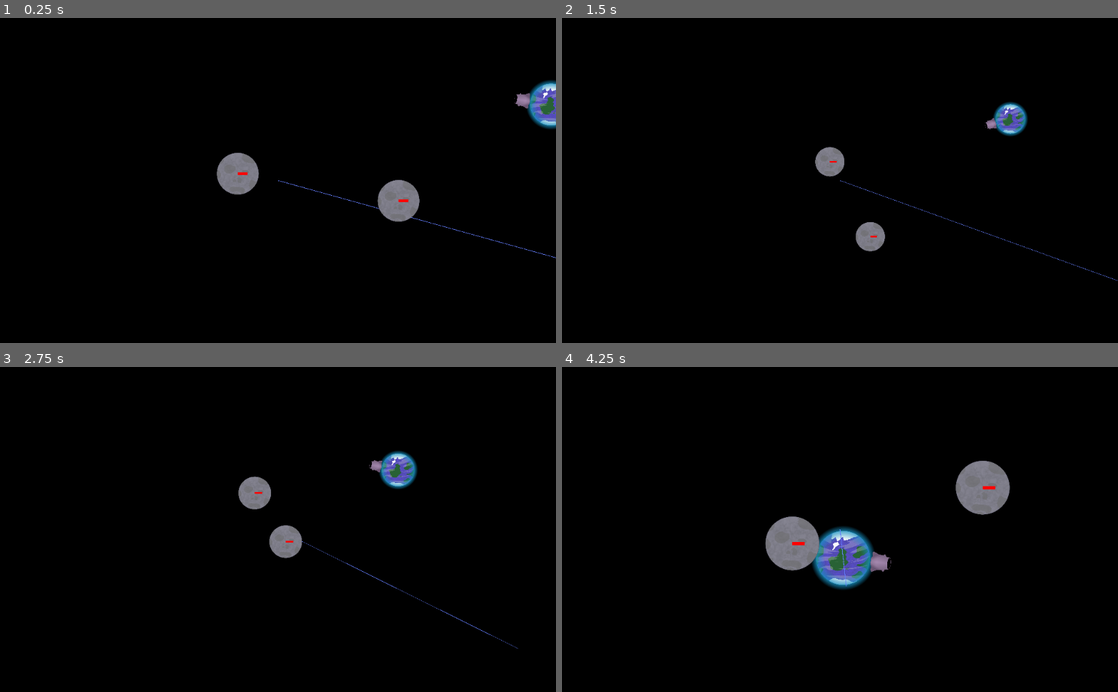
Above: before the commit, frames 1-4 (two rows, left to right).
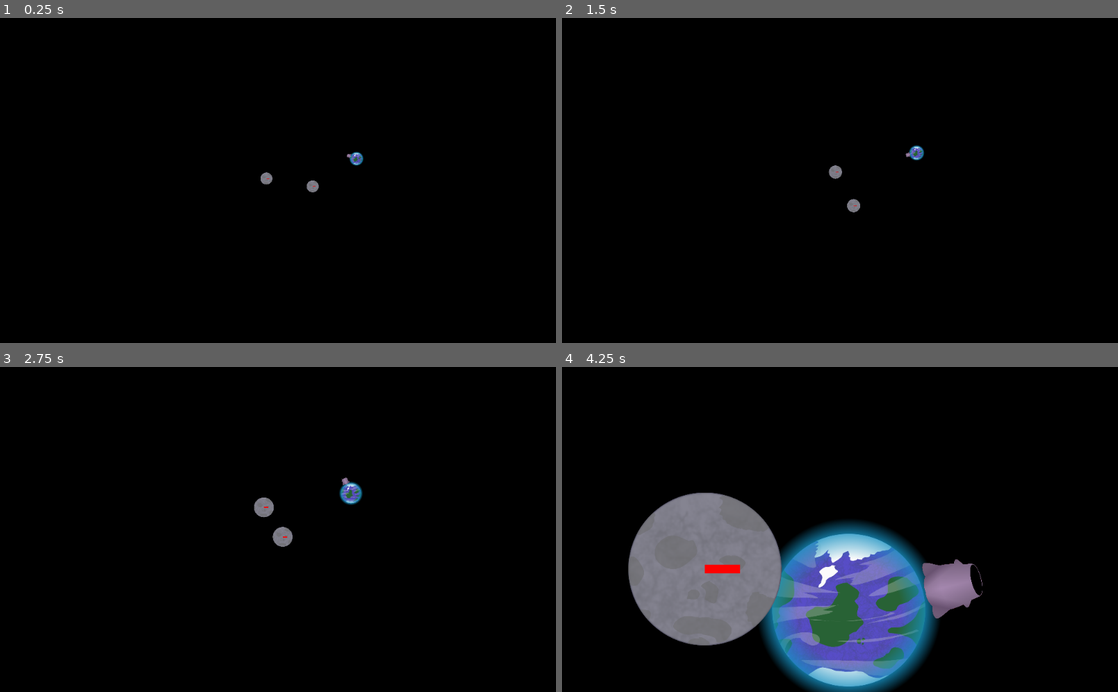
Above: after the commit, the same moments.

Repository: Pfeil/Moonshot
Game: Godot game, scene res://planet_player/test.tscn
The game is run twice, just before and just after one commit, with the same random seed, the same clock (stepped at 60 frames per second) and the same inputs.
Inputs (mouse positions are in pixels of both pictures, inside the frame that each line leads up to):
- Up to frame 1 (0.25 s): no input
- Up to frame 2 (1.5 s): move the mouse to (962, 164) at 0.52 s; hold Mouse wheel up (Zoom_IN) 0.53-1.28 s; move the mouse to (728, 196) at 1.27 s; tap Mouse wheel down (Zoom_OUT) at 1.35 s
- Up to frame 3 (2.75 s): move the mouse to (333, 458) at 2.02 s; hold Mouse wheel up (Zoom_IN) from 2.03 s (still down)
- Up to frame 4 (4.25 s): move the mouse to (812, 594) at 2.77 s; release Mouse wheel up (Zoom_IN) at 2.78 s; tap Mouse wheel down (Zoom_OUT) at 2.85 s; move the mouse to (1006, 578) at 3.52 s; hold Mouse wheel up (Zoom_IN) from 3.53 s (still down)

The runs differ from the first frame. In frame 1, 2.6% of the frame differs, in the area x 39-100%, y 19-74%; in frame 2, 1.6%; in frame 3, 1.9%; in frame 4, 26%, in the area x 11-81%, y 28-100%.

Commit message:
Fix autozoom for camera.

Diff:
--- a/tools/MassCenterCamera2D.gd
+++ b/tools/MassCenterCamera2D.gd
@@ -1,18 +1,13 @@
 extends Camera2D
 
 # larger allows to zoom further away.
-export var minimal_zoom_level: float = 5
+export var maximum_distance: float = 4000
 # minimal margin between players and end of the screen (multiplyer)
 export var bounary_to_players: float = 2
-export var camera_zoom_speed: float = 0.01
 
 const step: float = 0.9;  # 0.1 = 10%
 onready var planets: Array = self.get_tree().get_nodes_in_group("planet")
 onready var players: Array = self.get_tree().get_nodes_in_group("players")
-
-onready var camera_start_size: Rect2 = self.get_viewport_rect()
-
-onready var arrow_distance = self.get_node("max_distance")
 
 
 func _process(_delta):
@@ -28,7 +23,8 @@
 
 
 func _input(event):
-	var zoom_out_allow: bool = self.zoom.x < self.minimal_zoom_level
+	# currently not used (zoom is automatic!)
+	var zoom_out_allow: bool = self.zoom.x < self.maximum_distance
 	if event.is_action_pressed("Zoom_IN"):
 		self.zoom *= self.step
 		self.drag_margin_bottom *= self.step
@@ -42,7 +38,6 @@
 		self.drag_margin_left   /= self.step
 		self.drag_margin_right  /= self.step
 
-
 func adjust_zoom_level():
 	var self_x = self.global_position.x
 	var self_y = self.global_position.y
@@ -55,9 +50,11 @@
 		y = max(y, abs(thing.global_position.y - self_y)) * b
 
 	var target_size: Vector2 = Vector2(x, y)
-	self.arrow_distance.set_direction(target_size)
-	var distance = target_size.length()
-	var max_size: Vector2 = self.camera_start_size.size
-	var factor_difference: float = distance / max_size.y
-	var max_factor: float = min(factor_difference, self.minimal_zoom_level)
-	self.zoom = self.zoom.linear_interpolate(Vector2(max_factor, max_factor), self.camera_zoom_speed)
+	$max_distance.set_direction(target_size) # debug
+	$boundary_indicator.position = target_size # debug
+	var distance = min(target_size.length(), self.maximum_distance) # This determines the maximum zoom level!
+	var window_size: Vector2 = OS.window_size
+	var screen_radius: float = (min(window_size.y, window_size.x) * self.zoom.x) / 2.0
+	$screen_end_indicator.position = Vector2(screen_radius, screen_radius) # debug
+	var factor: float = distance / screen_radius
+	self.zoom *= Vector2(factor, factor)
--- a/tools/MassCenterCamera2D.tscn
+++ b/tools/MassCenterCamera2D.tscn
@@ -7,4 +7,17 @@
 current = true
 script = ExtResource( 1 )
 
+[node name="screen_end_indicator" type="Polygon2D" parent="."]
+visible = false
+scale = Vector2( 7.03344, 7.03344 )
+polygon = PoolVector2Array( -5, -5, -5, 5, 5, 5, 5, -5 )
+
+[node name="boundary_indicator" type="Polygon2D" parent="."]
+visible = false
+scale = Vector2( 7.03344, 7.03344 )
+color = Color( 0.00784314, 0.972549, 0, 1 )
+polygon = PoolVector2Array( -5, -5, -5, 5, 5, 5, 5, -5 )
+
 [node name="max_distance" parent="." instance=ExtResource( 2 )]
+visible = false
+width = 10.0
